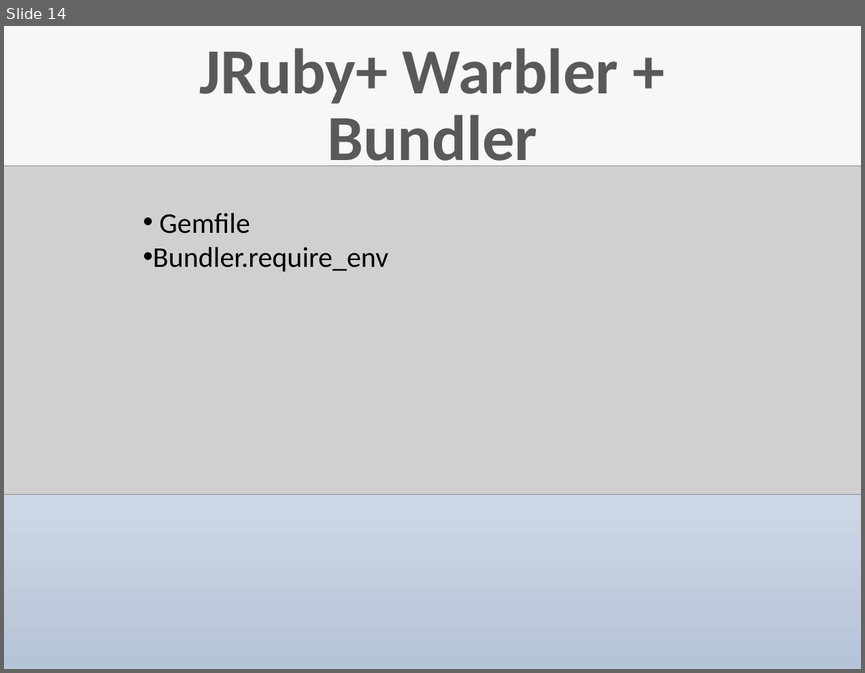
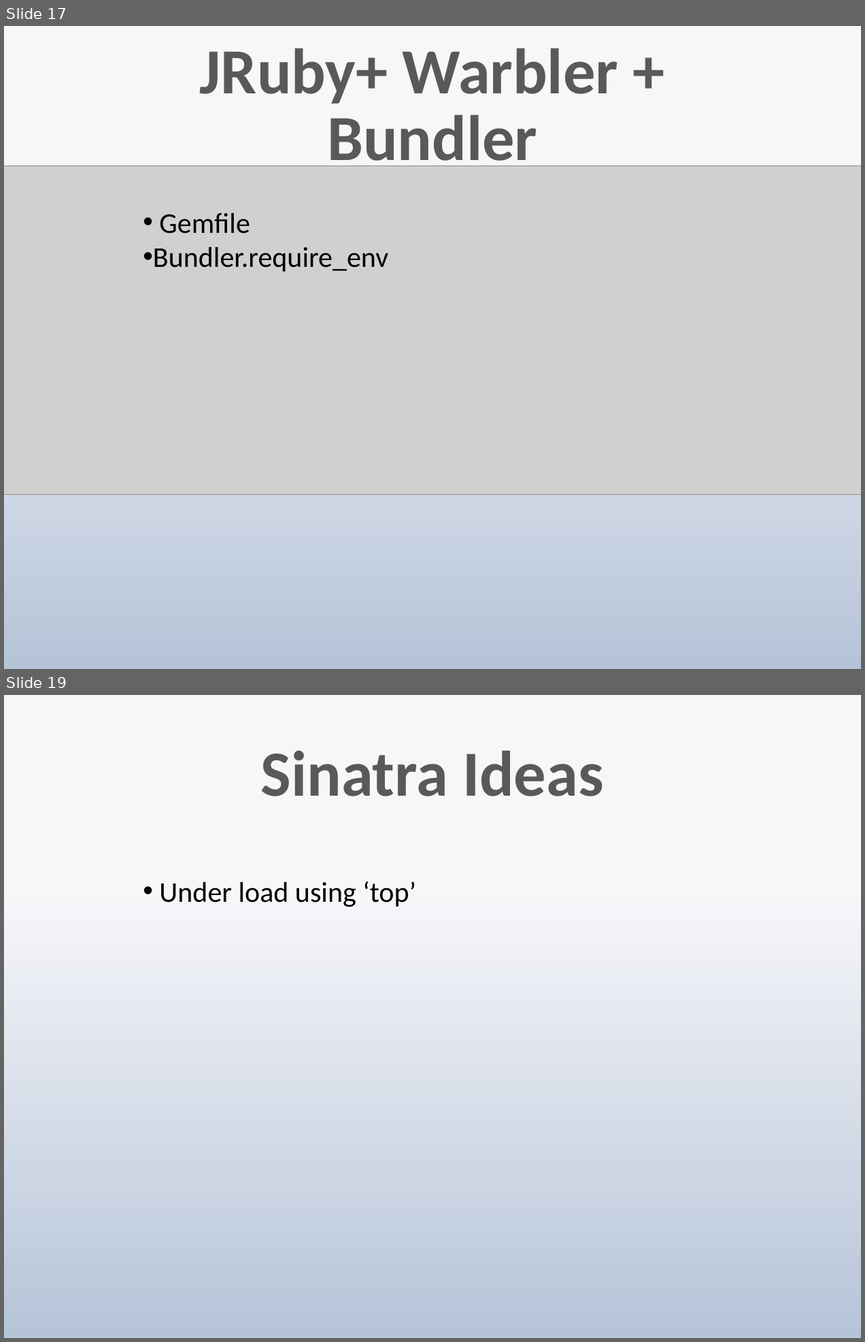
Before and after one commit to techwhizbang/sinatra_slideshow, a slide deck: sinatra.pptx. Shown one above the other, each under a label of ours: slide 14 before the commit, slides 17 and 19 after it; the slides between them are not shown. The pictures are 865x673 and 865x1342 pixels, drawn with LibreOffice and Linux fonts; fonts in the diff are those of the drawing; grey boxes stand for pictures. Boxes give left, top, right and bottom in pixels: in the first picture for what was removed or moved away, otherwise in the second. Text is boxed around its words. In the diff, an @@ line names an element or a change of style, - is before the commit and + after.

```diff
--- a/sinatra.pptx
+++ b/sinatra.pptx
@@ slide 19 added at <box>4,695,861,1338</box>, background gradient #F7F9FB to #B7C6D9 @@
@@ title added at <box>261,750,604,796</box>, 54 pt, text gradient #595959 to #262626, bold @@
+Sinatra Ideas
@@ text added at <box>159,881,416,907</box>, 24 pt, text #000000 @@
+• Under load using ‘top’
@@ what was slide 14 is now slide 17 @@
```
Also in this commit, not shown: 5 slides changed, 5 other slides added, 2 slides removed.
